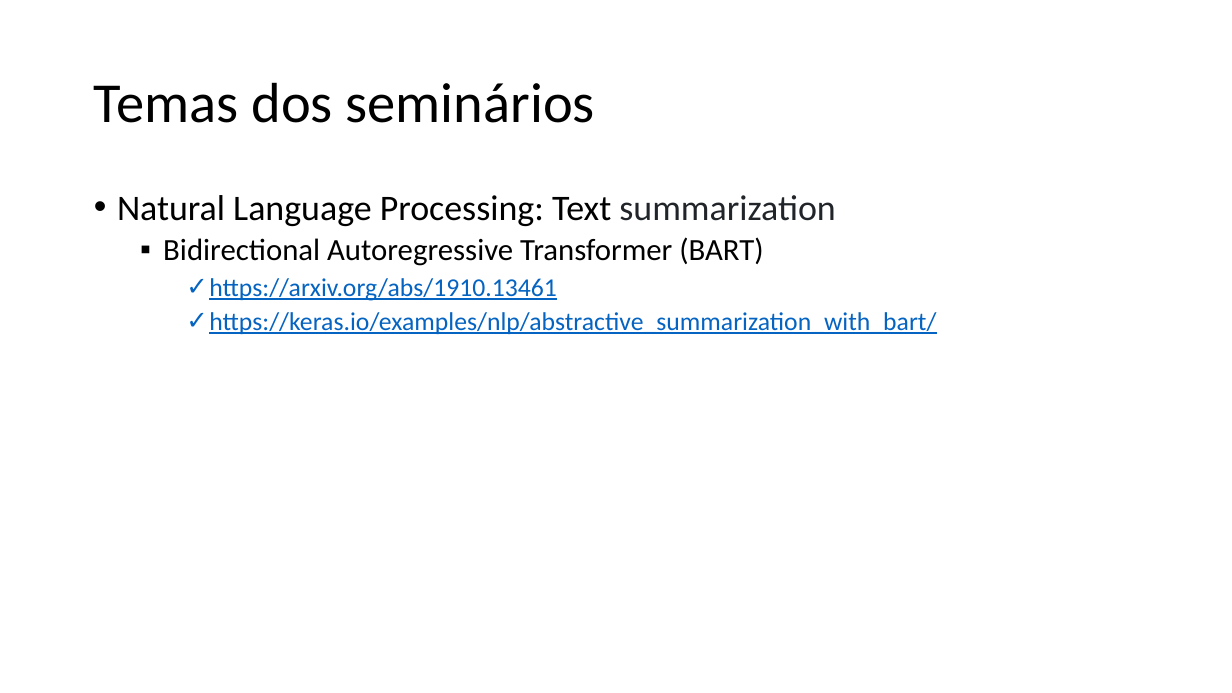
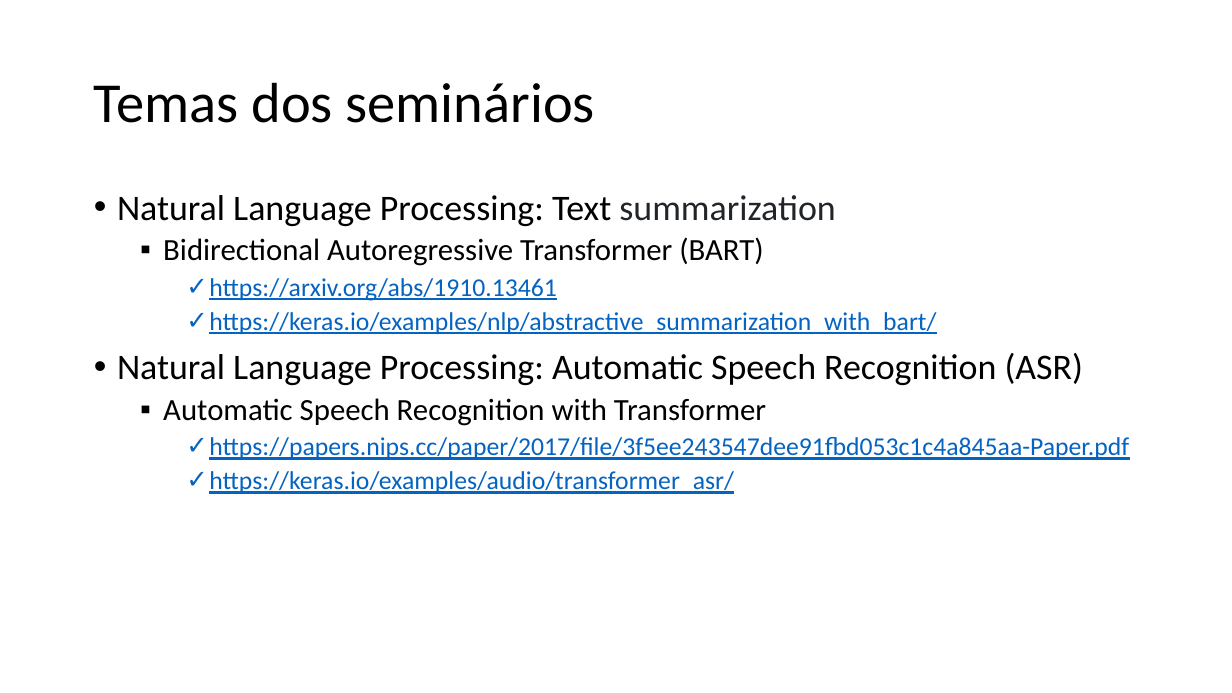
Before and after one commit to zz4fap/tp558-adv-ml, a slide deck: slide 14 of slides/TP558_1_Introdução_ao_curso.pptx (slide 12 before the commit). Drawn at 1232x693 pixels with LibreOffice and Linux fonts; fonts in the diff are those of the drawing. Boxes give left, top, right and bottom in pixels: in the first picture for what was removed or moved away, otherwise in the second. Text is boxed around its words. In the diff, an @@ line names an element or a change of style, - is before the commit and + after.

```diff
--- a/slides/TP558_1_Introdução_ao_curso.pptx
+++ b/slides/TP558_1_Introdução_ao_curso.pptx
@@ text at (117,353,1129,494): paragraphs added @@
+• Natural Language Processing: Automatic Speech Recognition (ASR)
+  ▪ Automatic Speech Recognition with Transformer
+    ✓ https://papers.nips.cc/paper/2017/file/3f5ee243547dee91fbd053c1c4a845aa-Paper.pdf
+    ✓ https://keras.io/examples/audio/transformer_asr/
```
Also in this commit, not shown: 1 other slide changed, 2 slides added, 1 other file.
